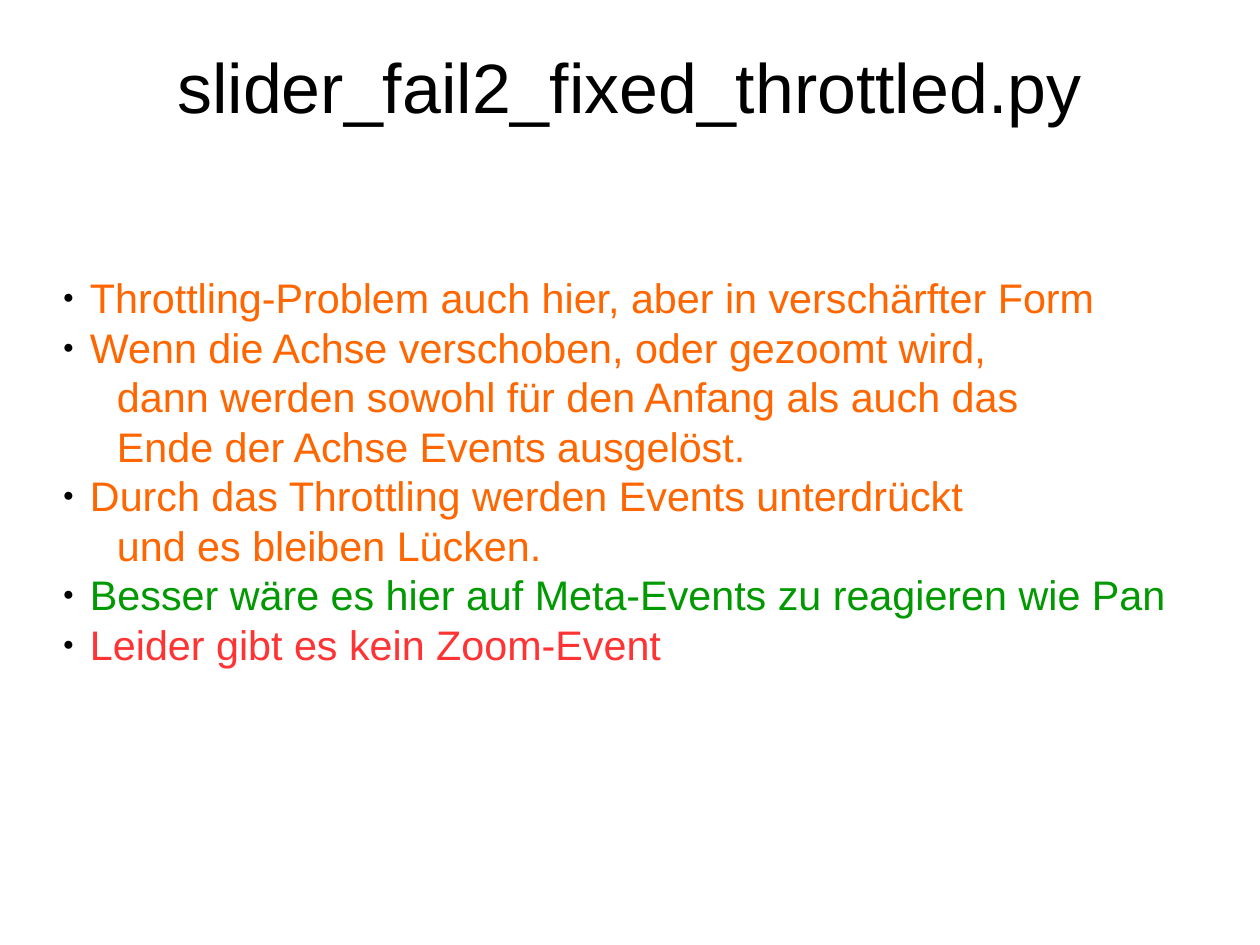
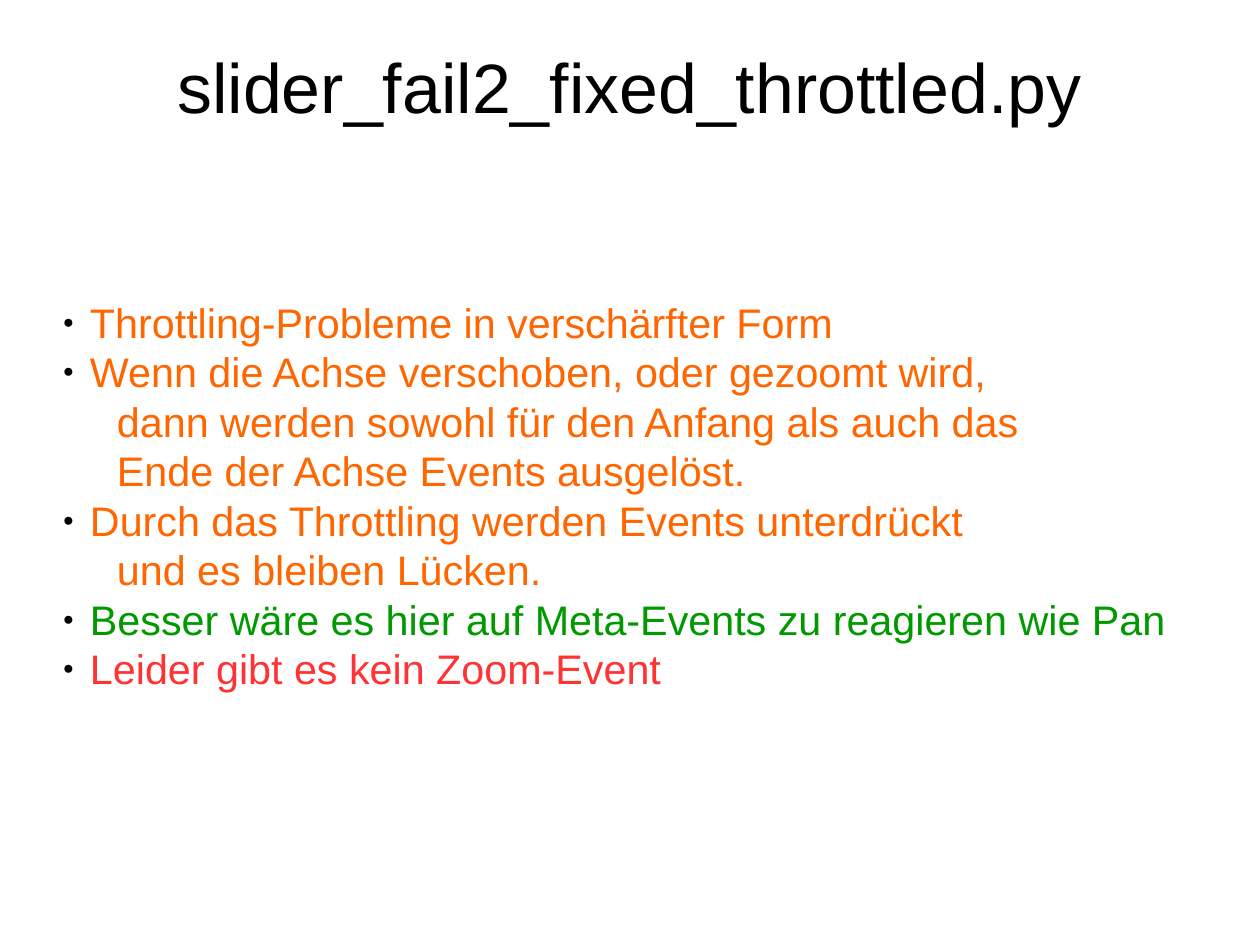
Before and after one commit to Inqbus/python_summit, a slide deck: slide 62 of vortrag/bokeh_sandra.odp (slide 59 before the commit). Drawn at 1260x945 pixels with LibreOffice and Linux fonts; fonts in the diff are those of the drawing. Boxes give left, top, right and bottom in pixels: in the first picture for what was removed or moved away, otherwise in the second. Text is boxed around its words. In the diff, an @@ line names an element or a change of style, - is before the commit and + after.

```diff
--- a/vortrag/bokeh_sandra.odp
+++ b/vortrag/bokeh_sandra.odp
@@ subtitle at bbox=[90, 308, 832, 346]: text changed @@
-● Throttling-Problem auch hier, aber in verschärfter Form
+● Throttling-Probleme in verschärfter Form
```
Also in this commit, not shown: 9 other slides changed, 4 slides added, 1 slide removed, 5 other files.
